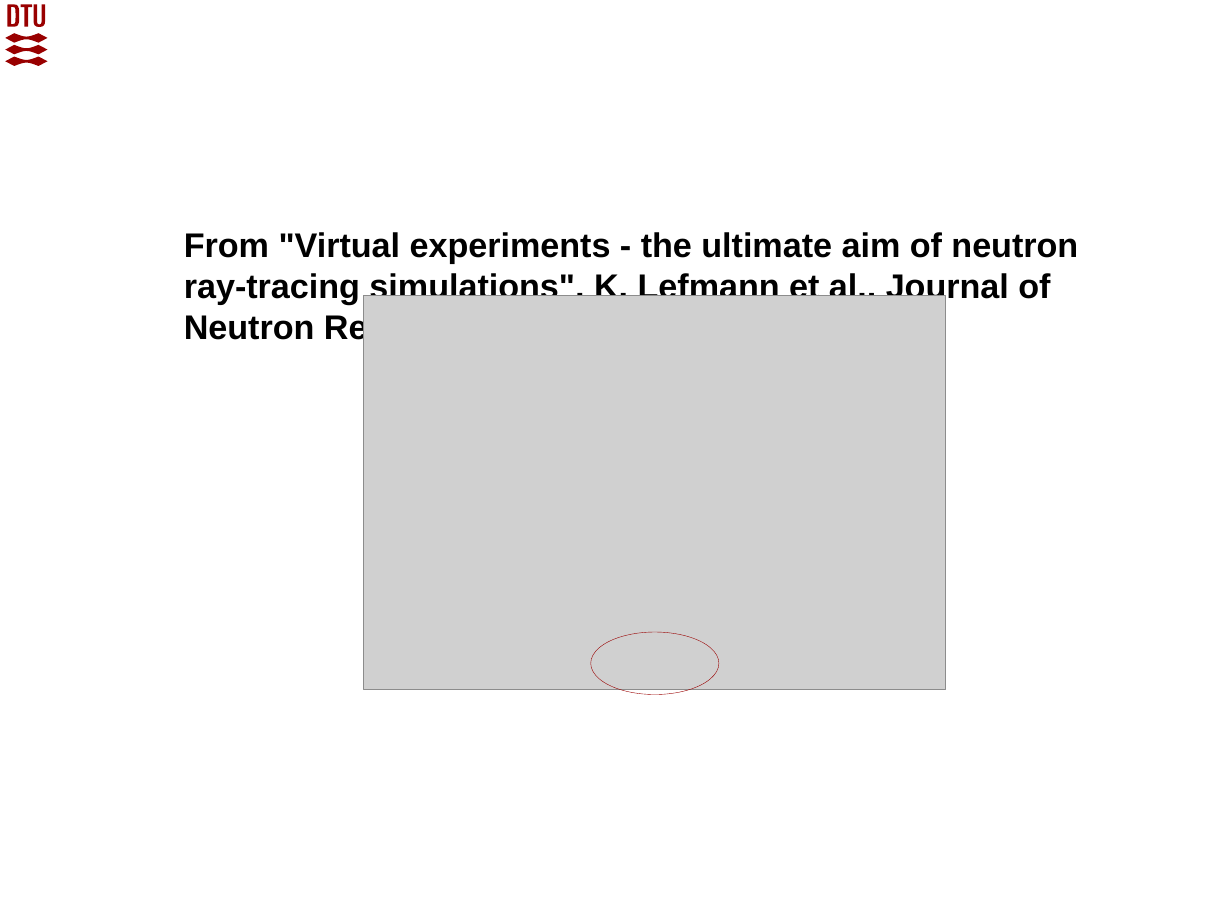
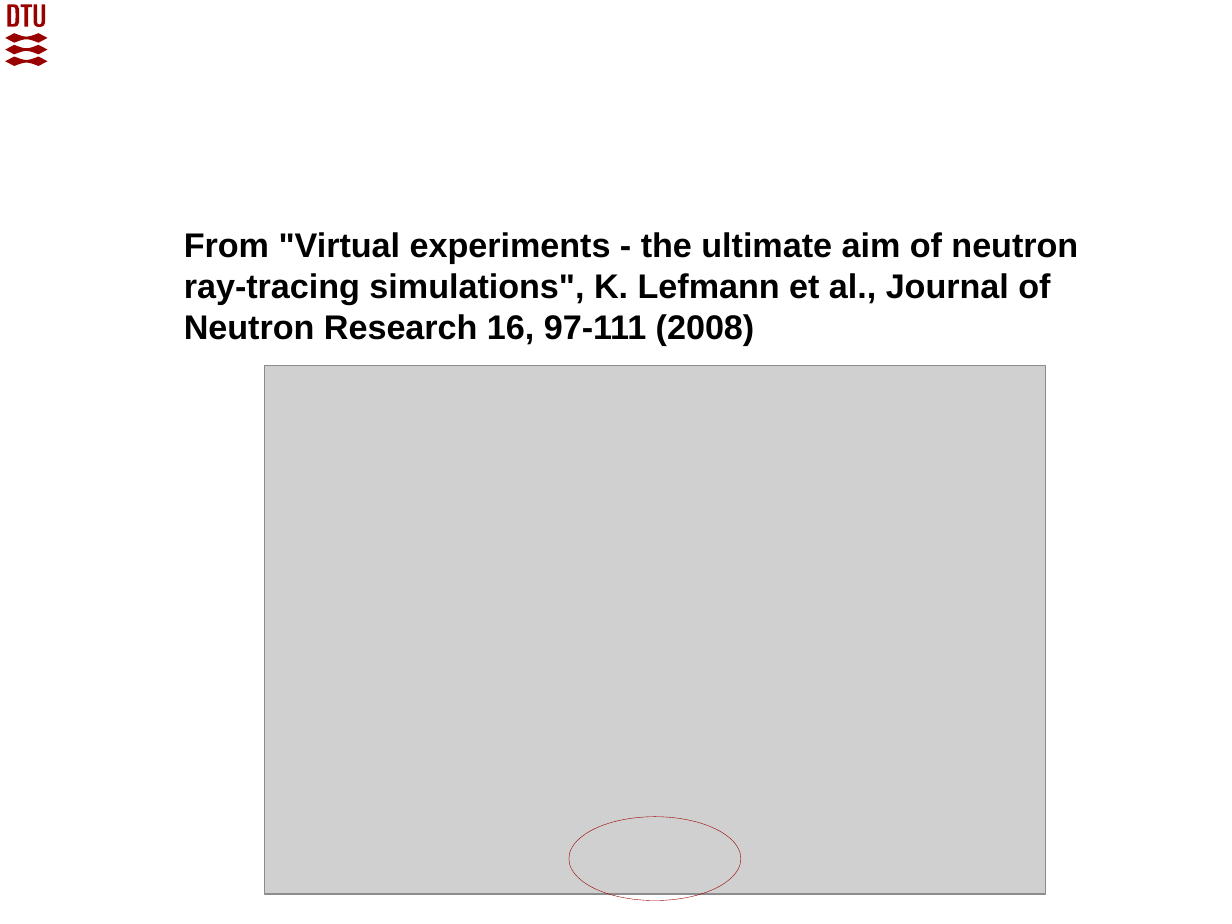
Before and after one commit to McStasMcXtrace/Schools, a slide deck: slide 42 of 2023/SOLEIL_May_2023/Day2_Wednesday_May_10th/3_Components/McXtrace_component_and_instrument_concepts.pptx. Drawn at 1232x924 pixels with LibreOffice and Linux fonts; fonts in the diff are those of the drawing; grey boxes stand for pictures; background and template pictures are left out. Boxes give left, top, right and bottom in pixels: in the first picture for what was removed or moved away, otherwise in the second. Text is boxed around its words. In the diff, an @@ line names an element or a change of style, - is before the commit and + after.

```diff
--- a/2023/SOLEIL_May_2023/Day2_Wednesday_May_10th/3_Components/McXtrace_component_and_instrument_concepts.pptx
+++ b/2023/SOLEIL_May_2023/Day2_Wednesday_May_10th/3_Components/McXtrace_component_and_instrument_concepts.pptx
@@ picture: place and size @@
-picture at (364, 297, 946, 690)
+picture at (264, 366, 1045, 895)
@@ ellipse: place and size @@
-ellipse at (591, 632, 720, 695)
+ellipse at (570, 817, 742, 901)
```
Also in this commit, not shown: 5 other slides changed, 2 other files.
